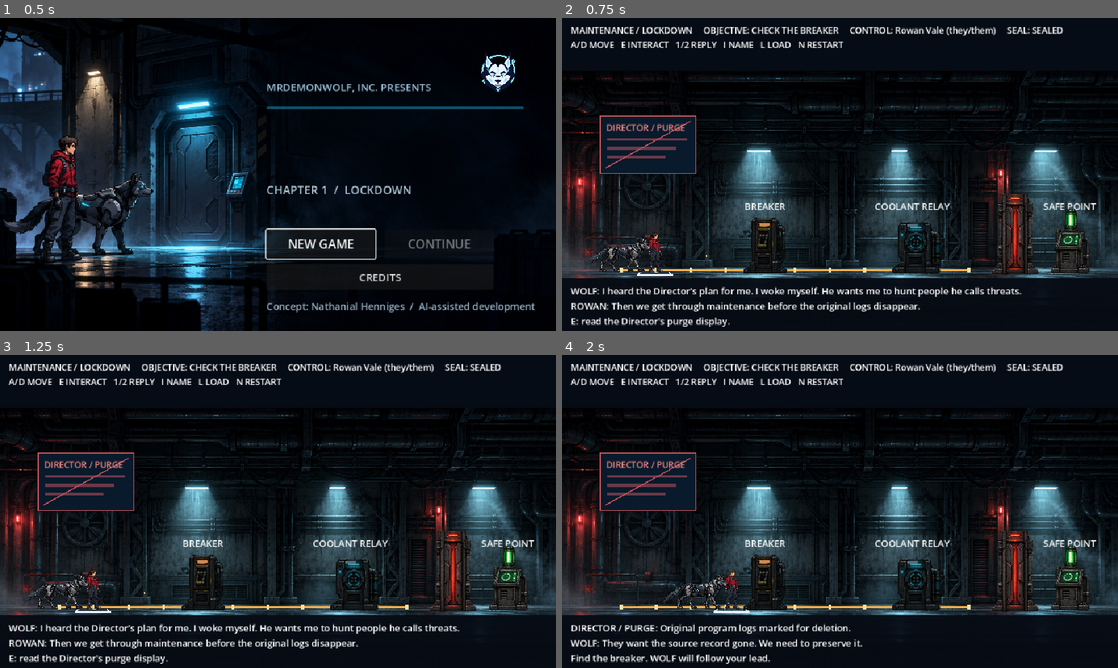
Above: before the commit, frames 1-4 (two rows, left to right).
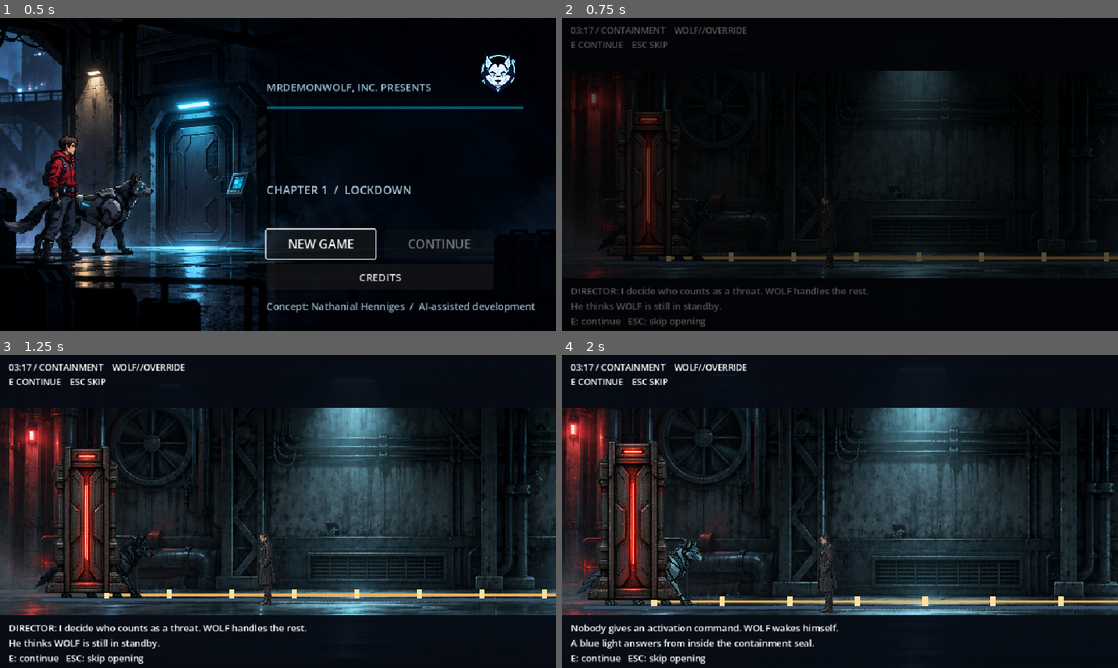
Above: after the commit, the same moments.

Repository: MrDemonWolf/wolf-override
Game: Godot game, scene res://scenes/main.tscn
Two runs of this game, one before a commit and one after it. Both use one fixed random seed, a clock stepped at 60 frames per second and the inputs below.
Inputs (mouse positions are in pixels of both pictures, inside the frame that each line leads up to):
- Up to frame 1 (0.5 s): no input
- Up to frame 2 (0.75 s): click "NEW GAME" at 0.5 s
- Up to frame 3 (1.25 s): no input
- Up to frame 4 (2 s): move the mouse to (962, 495) at 1.27 s; hold D (move_right) from 1.28 s (still down); tap E (interact) at 1.35 s; click (962, 495) at 1.42 s

Frame 1 is identical in both runs. In frame 2, 32% of the frame differs, in the area x 0-100%, y 2-99%; in frame 3, 41%; in frame 4, 41%.

Commit message:
Stage Director and WOLF opening before engineer control

Diff:
--- a/apps/game/scenes/main.tscn
+++ b/apps/game/scenes/main.tscn
@@ -7,6 +7,8 @@
 [ext_resource type="Texture2D" path="res://assets/rowan-side-right-provisional.png" id="5_rowan"]
 [ext_resource type="Texture2D" path="res://assets/title-corridor-key-art-provisional.png" id="6_title_art"]
 [ext_resource type="Texture2D" path="res://assets/maintenance-props-provisional.png" id="7_props"]
+[ext_resource type="Texture2D" path="res://assets/director-side-left-provisional.png" id="8_director"]
+[ext_resource type="Texture2D" path="res://assets/records-props-provisional.png" id="9_records_props"]
 
 [sub_resource type="RectangleShape2D" id="FloorShape"]
 size = Vector2(960, 60)
@@ -22,6 +24,9 @@
 
 [node name="Main" type="Node2D"]
 script = ExtResource("1_main")
+
+[node name="IntroCamera" type="Camera2D" parent="."]
+position = Vector2(480, 270)
 
 [node name="Floor" type="StaticBody2D" parent="."]
 position = Vector2(480, 470)
@@ -98,6 +103,29 @@
 horizontal_alignment = 1
 text = "WOLF"
 
+[node name="IntroGate" type="Sprite2D" parent="."]
+visible = false
+z_index = 3
+position = Vector2(81, 365)
+scale = Vector2(0.22, 0.22)
+texture = ExtResource("7_props")
+region_enabled = true
+region_rect = Rect2(1086, 0, 543, 724)
+
+[node name="IntroDirector" type="Sprite2D" parent="."]
+visible = false
+z_index = 2
+position = Vector2(255, 410)
+scale = Vector2(0.047, 0.047)
+texture = ExtResource("8_director")
+
+[node name="PurgeTerminalArt" type="Sprite2D" parent="."]
+position = Vector2(150, 286)
+scale = Vector2(0.2, 0.2)
+texture = ExtResource("9_records_props")
+region_enabled = true
+region_rect = Rect2(0, 0, 724, 724)
+
 [node name="BreakerArt" type="Sprite2D" parent="."]
 z_index = 1
 position = Vector2(350, 372)
@@ -154,15 +182,6 @@
 horizontal_alignment = 1
 text = "BREAKER"
 
-[node name="PurgeLabel" type="Label" parent="."]
-offset_left = 76.0
-offset_top = 178.0
-offset_right = 225.0
-offset_bottom = 202.0
-theme_override_colors/font_color = Color(0.94, 0.52, 0.53, 1)
-theme_override_font_sizes/font_size = 15
-text = "DIRECTOR / PURGE"
-
 [node name="RelayLabel" type="Label" parent="."]
 offset_left = 535.0
 offset_top = 313.0
@@ -180,6 +199,12 @@
 text = "SAFE POINT"
 
 [node name="CanvasLayer" type="CanvasLayer" parent="."]
+
+[node name="IntroAlarm" type="ColorRect" parent="CanvasLayer"]
+offset_right = 960.0
+offset_bottom = 540.0
+mouse_filter = 2
+color = Color(0.35, 0.03, 0.05, 0)
 
 [node name="TopBar" type="ColorRect" parent="CanvasLayer"]
 offset_right = 960.0
@@ -358,3 +383,9 @@
 offset_bottom = 502.0
 theme_override_font_sizes/font_size = 19
 text = "PAUSE SCROLL"
+
+[node name="IntroFade" type="ColorRect" parent="CanvasLayer"]
+offset_right = 960.0
+offset_bottom = 540.0
+mouse_filter = 2
+color = Color(0, 0, 0, 0)
--- a/apps/game/scripts/main.gd
+++ b/apps/game/scripts/main.gd
@@ -3,6 +3,12 @@
 @onready var human: M0Actor = $Human
 @onready var wolf: M0Actor = $Wolf
 @onready var relay_spark: Line2D = $RelaySpark
+@onready var intro_gate: Sprite2D = $IntroGate
+@onready var intro_camera: Camera2D = $IntroCamera
+@onready var intro_director: Sprite2D = $IntroDirector
+@onready var intro_alarm: ColorRect = $CanvasLayer/IntroAlarm
+@onready var intro_fade: ColorRect = $CanvasLayer/IntroFade
+@onready var purge_terminal_art: Sprite2D = $PurgeTerminalArt
 @onready var breaker_art: Sprite2D = $BreakerArt
 @onready var relay_art: Sprite2D = $RelayArt
 @onready var checkpoint_art: Sprite2D = $CheckpointArt
@@ -28,6 +34,9 @@
 var state: M0State = M0State.new()
 var save_path: String = M0State.SAVE_PATH
 var title_open: bool = true
+var intro_active: bool = false
+var intro_step: int = 0
+var intro_tween: Tween
 var waiting_for_choice: bool = false
 var choice_context: String = ""
 var relay_refused: bool = false
@@ -72,11 +81,6 @@
 func _draw() -> void:
 	draw_rect(Rect2(0, 0, 960, 540), Color("#091533"))
 	draw_texture_rect(CORRIDOR_BACKGROUND, Rect2(0, 88, 960, 540), false)
-	draw_rect(Rect2(66, 169, 165, 100), Color("#081a2b"))
-	draw_rect(Rect2(66, 169, 165, 100), Color("#bb5257"), false, 2.0)
-	for line in range(3):
-		draw_rect(Rect2(78, 207 + line * 15, 138 - line * 19, 5), Color("#6a3949"))
-	draw_line(Vector2(75, 259), Vector2(222, 178), Color("#bb5257"), 2.0)
 	draw_line(Vector2(40, 440), Vector2(920, 440), Color("#375269"), 2.0)
 	draw_line(Vector2(100, 435), Vector2(700, 435), Color("#f3ae4b"), 2.0)
 	for x in range(100, 701, 60):
@@ -89,6 +93,13 @@
 	if title_open:
 		if credits_screen.visible and not credits_paused:
 			credits_body.get_v_scroll_bar().value += delta * 18.0
+		return
+	if intro_active:
+		if Input.is_action_just_pressed(&"ui_cancel"):
+			_finish_intro()
+		elif Input.is_action_just_pressed(&"interact"):
+			_advance_intro()
+		_refresh_ui()
 		return
 	if Input.is_action_just_pressed(&"new_game"):
 		_new_game()
@@ -114,14 +125,111 @@
 
 
 func _new_game() -> void:
+	if intro_tween != null and intro_tween.is_running():
+		intro_tween.kill()
 	title_open = false
 	title_screen.hide()
 	state = M0State.new()
+	intro_active = true
+	intro_step = 0
 	waiting_for_choice = false
 	choice_context = ""
 	relay_refused = false
 	_sync_scene()
+	human.hide()
+	intro_director.position = Vector2(255.0, 410.0)
+	intro_director.show()
+	purge_terminal_art.hide()
+	$BreakerLabel.hide()
+	$RelayLabel.hide()
+	$CheckpointLabel.hide()
+	for station: CanvasItem in [breaker_art, relay_art, checkpoint_art, breaker_status_light, relay_status_light, door_visual]:
+		station.hide()
+	wolf.position = Vector2(90.0, 423.0)
+	wolf.body_sprite.modulate = Color("#365263")
+	intro_gate.position = Vector2(81.0, 365.0)
+	intro_gate.show()
+	intro_camera.position = Vector2(267.0, 355.0)
+	intro_camera.zoom = Vector2(1.8, 1.8)
+	intro_alarm.color.a = 0.0
+	intro_fade.color.a = 1.0
+	intro_tween = create_tween()
+	intro_tween.tween_property(intro_fade, "color:a", 0.0, 0.55)
+	status_line = "DIRECTOR: I decide who counts as a threat. WOLF handles the rest.\nHe thinks WOLF is still in standby."
+	queue_redraw()
+	_refresh_ui()
+
+
+func _advance_intro() -> void:
+	if intro_step >= 5:
+		return
+	if intro_tween != null and intro_tween.is_running():
+		intro_tween.kill()
+	intro_fade.color.a = 0.0
+	if intro_step == 0:
+		intro_step = 1
+		status_line = "Nobody gives an activation command. WOLF wakes himself.\nA blue light answers from inside the containment seal."
+		intro_tween = create_tween()
+		intro_tween.tween_property(wolf.body_sprite, "modulate", Color("#9deeff"), 0.45)
+		intro_tween.parallel().tween_property(intro_camera, "zoom", Vector2(1.95, 1.95), 0.45)
+	elif intro_step == 1:
+		intro_step = 2
+		wolf.body_sprite.modulate = Color("#9deeff")
+		intro_camera.zoom = Vector2(1.95, 1.95)
+		status_line = "The latch tears upward from the inside. WOLF steps out under his own power.\nThe Director freezes at the sound of the seal opening."
+		intro_tween = create_tween()
+		intro_tween.tween_property(intro_gate, "position:y", 214.0, 0.65).set_trans(Tween.TRANS_CUBIC).set_ease(Tween.EASE_OUT)
+		intro_tween.parallel().tween_property(intro_alarm, "color:a", 0.13, 0.18)
+		intro_tween.tween_callback(intro_gate.hide)
+		wolf.autonomous_target_x = 142.0
+	elif intro_step == 2:
+		intro_step = 3
+		intro_gate.hide()
+		status_line = "DIRECTOR: You were in standby.\nWOLF: I heard you. I won't do it."
+		intro_tween = create_tween()
+		intro_tween.tween_property(intro_director, "position:x", 310.0, 0.65).set_trans(Tween.TRANS_CUBIC).set_ease(Tween.EASE_OUT)
+		intro_tween.parallel().tween_property(intro_camera, "position:x", 300.0, 0.65)
+		intro_tween.parallel().tween_property(intro_alarm, "color:a", 0.05, 0.65)
+	elif intro_step == 3:
+		intro_step = 4
+		intro_director.position.x = 310.0
+		status_line = "DIRECTOR: Lock down maintenance. WOLF does not leave this site.\nWOLF turns from him and takes the only open route."
+		wolf.autonomous_target_x = 110.0
+	else:
+		intro_step = 5
+		intro_tween = create_tween()
+		intro_tween.tween_property(intro_fade, "color:a", 1.0, 0.3)
+		intro_tween.tween_callback(_finish_intro.bind(true))
+		intro_tween.tween_property(intro_fade, "color:a", 0.0, 0.35)
+
+
+func _finish_intro(keep_fade: bool = false) -> void:
+	intro_active = false
+	intro_step = 0
+	if not keep_fade and intro_tween != null and intro_tween.is_running():
+		intro_tween.kill()
+	if not keep_fade:
+		intro_fade.color.a = 0.0
+	intro_alarm.color.a = 0.0
+	intro_gate.hide()
+	intro_director.hide()
+	human.show()
+	purge_terminal_art.show()
+	$BreakerLabel.show()
+	$RelayLabel.show()
+	$CheckpointLabel.show()
+	for station: CanvasItem in [breaker_art, relay_art, checkpoint_art, breaker_status_light, relay_status_light, door_visual]:
+		station.show()
+	intro_camera.position = Vector2(480.0, 270.0)
+	intro_camera.zoom = Vector2.ONE
+	wolf.body_sprite.modulate = Color.WHITE
+	wolf.position = state.wolf_position
+	wolf.autonomous_target_x = -1.0
+	_sync_door()
+	_update_controls()
 	status_line = "WOLF: I heard the Director's plan for me. I woke myself. He wants me to hunt people he calls threats.\n%s: Then we get through maintenance before the original logs disappear." % state.human_name().get_slice(" ", 0).to_upper()
+	queue_redraw()
+	_refresh_ui()
 
 
 func _show_credits() -> void:
@@ -167,6 +275,20 @@
 		return
 	title_open = false
 	title_screen.hide()
+	intro_active = false
+	if intro_tween != null and intro_tween.is_running():
+		intro_tween.kill()
+	intro_gate.hide()
+	intro_director.hide()
+	human.show()
+	purge_terminal_art.show()
+	$BreakerLabel.show()
+	$RelayLabel.show()
+	$CheckpointLabel.show()
+	intro_camera.position = Vector2(480.0, 270.0)
+	intro_camera.zoom = Vector2.ONE
+	queue_redraw()
+	wolf.body_sprite.modulate = Color.WHITE
 	state = loaded
 	waiting_for_choice = false
 	choice_context = ""
@@ -408,7 +530,7 @@
 
 
 func _update_controls() -> void:
-	human.controlled = not title_open and not waiting_for_choice
+	human.controlled = not title_open and not intro_active and not waiting_for_choice
 	wolf.controlled = false
 	wolf.autonomous_target_x = 520.0 if state.chapter_id == "records" and not state.mirror_trace_preserved else -1.0
 	wolf.follow_target = human if human.controlled and wolf.autonomous_target_x < 0.0 else null
@@ -417,6 +539,11 @@
 
 
 func _refresh_ui() -> void:
+	if intro_active:
+		var phase: String = "03:17 / CONTAINMENT" if intro_step <= 1 else ("03:18 / BREACH" if intro_step <= 3 else "03:19 / LOCKDOWN")
+		hud.text = "%s    WOLF//OVERRIDE\nE CONTINUE    ESC SKIP" % phase
+		story.text = status_line + "\nE: continue   ESC: skip opening"
+		return
 	var door_status: String = "OPEN" if state.door_open else "SEALED"
 	var control_label: String = "%s (they/them)" % state.human_name()
 	breaker_art.modulate = Color.WHITE if state.breaker_armed else Color("#879ba5")
--- a/apps/game/tests/chapter_scene_test.gd
+++ b/apps/game/tests/chapter_scene_test.gd
@@ -18,6 +18,7 @@
 	game.set("save_path", path)
 	root.add_child(game)
 	game.call("_new_game")
+	game.call("_finish_intro")
 	var state: M0State = _checkpoint_state(State.DISCLOSE)
 	game.set("state", state)
 	game.call("_sync_scene")
@@ -52,6 +53,7 @@
 	_expect(str(game.get("status_line")).contains("A list doesn't tell me who's a threat"), "WOLF questions the Director's target labels after the first copy")
 	var saved: Dictionary = state.to_dict()
 	game.call("_new_game")
+	game.call("_finish_intro")
 	_expect((game.get("state") as M0State).chapter_id == "lockdown", "New Game clears chapter progress")
 	game.call("_load_game")
 	state = game.get("state") as M0State
@@ -63,6 +65,7 @@
 	game.set("save_path", path)
 	root.add_child(game)
 	game.call("_new_game")
+	game.call("_finish_intro")
 	state = _checkpoint_state(State.PRESS)
 	game.set("state", state)
 	game.call("_sync_scene")
--- a/apps/game/tests/m0_scene_test.gd
+++ b/apps/game/tests/m0_scene_test.gd
@@ -60,7 +60,22 @@
 	new_game_button.pressed.emit()
 	if not _require(not game.get("title_open") and not title_screen.visible, "New Game button starts play through its signal"):
 		return
-	_expect(str(game.get("status_line")).contains("I woke myself") and str(game.get("status_line")).contains("hunt people he calls threats"), "opening establishes WOLF's self-awakening and the Director's attempted misuse")
+	var intro_gate: Sprite2D = game.get_node("IntroGate") as Sprite2D
+	var intro_director: Sprite2D = game.get_node("IntroDirector") as Sprite2D
+	var intro_fade: ColorRect = game.get_node("CanvasLayer/IntroFade") as ColorRect
+	var purge_terminal_art: Sprite2D = game.get_node("PurgeTerminalArt") as Sprite2D
+	_expect(game.get("intro_active") and intro_gate.visible and intro_director.visible and not human.visible and not purge_terminal_art.visible and not human.controlled, "opening shows only WOLF and Director, without the later terminal or engineer")
+	await _tap(&"interact")
+	_expect(game.get("intro_step") == 1 and str(game.get("status_line")).contains("wakes himself"), "WOLF wakes himself and opens containment")
+	await _tap(&"interact")
+	_expect(game.get("intro_step") == 2 and str(game.get("status_line")).contains("latch tears upward"), "WOLF opens containment from inside")
+	await _tap(&"interact")
+	_expect(game.get("intro_step") == 3 and str(game.get("status_line")).contains("I won't do it"), "WOLF refuses the Director before the engineer arrives")
+	await _tap(&"interact")
+	_expect(game.get("intro_step") == 4 and str(game.get("status_line")).contains("Lock down maintenance"), "Director orders lockdown as WOLF leaves")
+	await _tap(&"interact")
+	await create_timer(0.8).timeout
+	_expect(not game.get("intro_active") and not intro_gate.visible and not intro_director.visible and human.visible and purge_terminal_art.visible and human.controlled and intro_fade.color.a < 0.01, "opening fades into engineer control and gameplay stations")
 	var state: M0State = game.get("state") as M0State
 	_expect(state.memory.is_empty() and not state.door_open and state.active_actor == "human", "New Game button starts clean")
 	_expect(wolf.position.x < human.position.x and is_equal_approx(human.position.x - wolf.position.x, 64.0), "WOLF starts beside, not inside, the engineer")
@@ -125,6 +140,7 @@
 	_expect(str(game.get("status_line")).contains(State.CHOICE_TEXT[State.DISCLOSE]), "cooperative checkpoint displays the selected choice")
 	var saved: Dictionary = state.to_dict()
 	game.call("_new_game")
+	await _tap(&"ui_cancel")
 	state = game.get("state") as M0State
 	_expect(state.memory.is_empty() and not state.door_open and human.position == state.human_position, "New Game clears current play")
 	await _tap(&"load_game")
@@ -134,6 +150,7 @@
 	_expect(human.position == state.human_position and wolf.position == state.wolf_position and state.checkpoint_callback().contains(State.CHOICE_TEXT[State.DISCLOSE]), "load restores positions and actual callback")
 
 	game.call("_new_game")
+	game.call("_finish_intro")
 	state = game.get("state") as M0State
 	if not _require(await _walk_to(human, 350.0), "engineer reaches breaker on fresh fallback play"):
 		return
Not shown: 1 places in apps/game/scenes/main.tscn that only renumber resources
